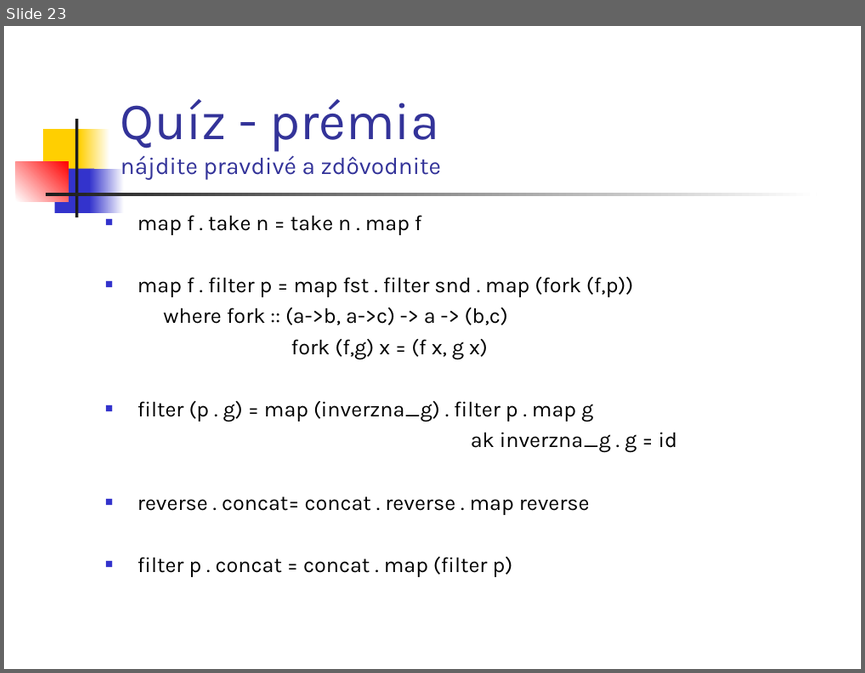
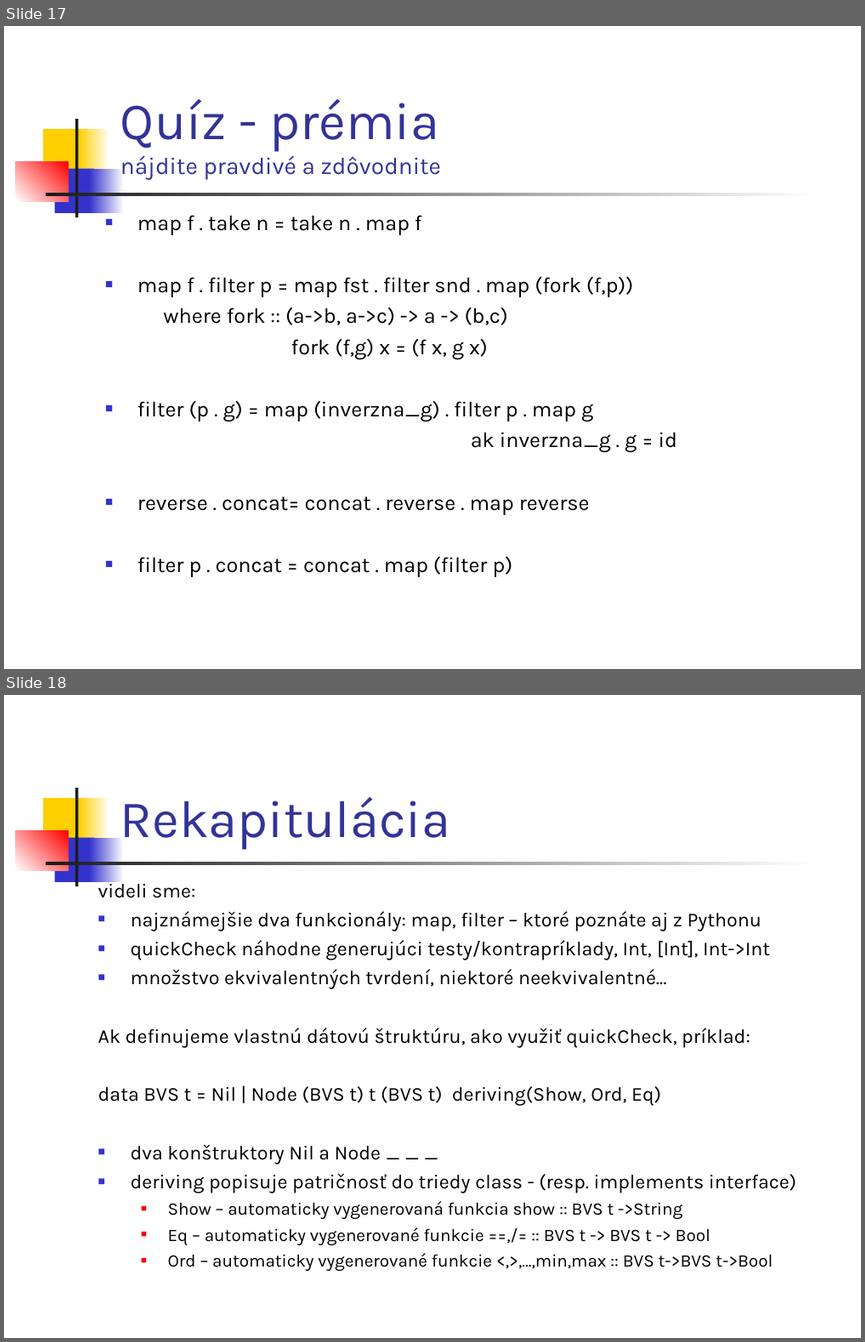
Before and after one commit to Funkcionalne/Prednasky, a slide deck: 02/02_fpro.ppt. Shown one above the other, each under a label of ours: slide 23 before the commit, slides 17 and 18 after it. The pictures are 865x673 and 865x1342 pixels, drawn with LibreOffice and Linux fonts; fonts in the diff are those of the drawing. Boxes give left, top, right and bottom in pixels: in the first picture for what was removed or moved away, otherwise in the second. Text is boxed around its words. In the diff, an @@ line names an element or a change of style, - is before the commit and + after.

```diff
--- a/02/02_fpro.ppt
+++ b/02/02_fpro.ppt
@@ slide 18 added at box(4, 695, 861, 1338), background #FFFFFF; not listed: 7 template elements that a slide beside it also shows @@
@@ title added at box(120, 797, 450, 850), 44 pt, text #333399 @@
+Rekapitulácia
@@ text added at box(98, 879, 796, 1270), 16.6 pt, text #000000 @@
+videli sme:
+■ najznámejšie dva funkcionály: map, filter – ktoré poznáte aj z Pythonu
+■ quickCheck náhodne generujúci testy/kontrapríklady, Int, [Int], Int->Int
+■ množstvo ekvivalentných tvrdení, niektoré neekvivalentné...
+Ak definujeme vlastnú dátovú štruktúru, ako využiť quickCheck, príklad:
+data BVS t = Nil | Node (BVS t) t (BVS t) deriving(Show, Ord, Eq)
+■ dva konštruktory Nil a Node _ _ _
+■ deriving popisuje patričnosť do triedy class - (resp. implements interface)
+  ■ Show – automaticky vygenerovaná funkcia show :: BVS t ->String
+  ■ Eq – automaticky vygenerované funkcie ==,/= :: BVS t -> BVS t -> Bool
+  ■ Ord – automaticky vygenerované funkcie <,>,…,min,max :: BVS t->BVS t->Bool
@@ what was slide 23 is now slide 17 @@
```
Also in this commit, not shown: 8 slides changed, 2 other slides added, 7 other files.
